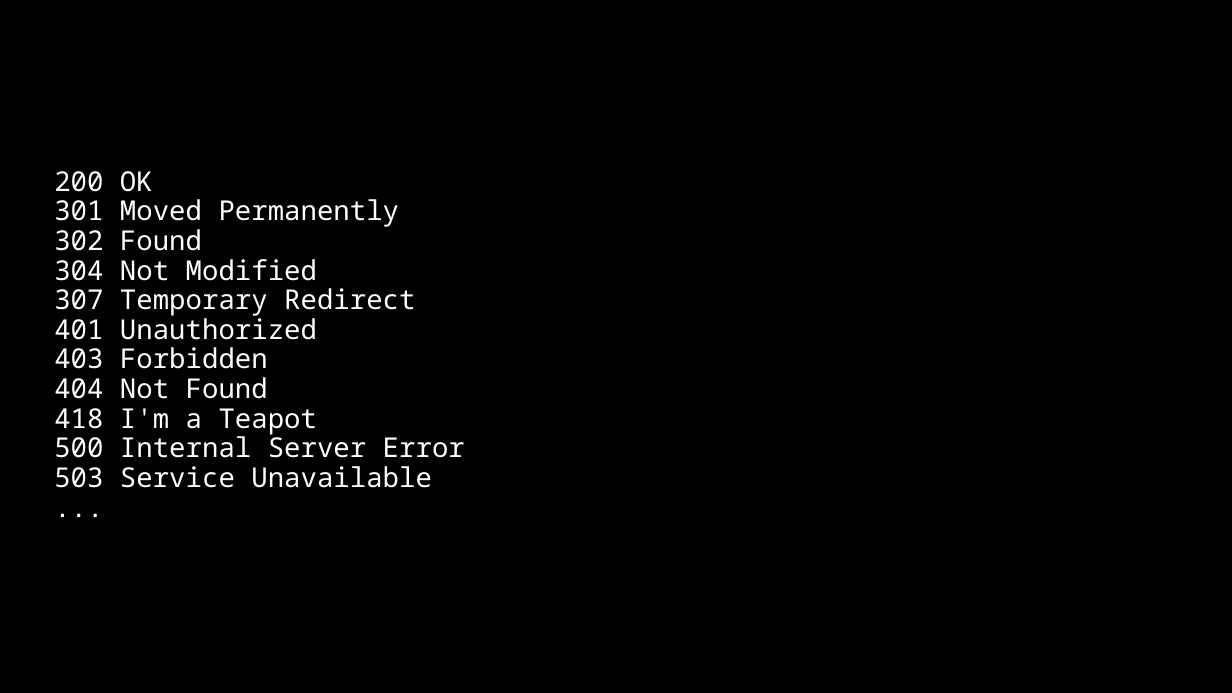
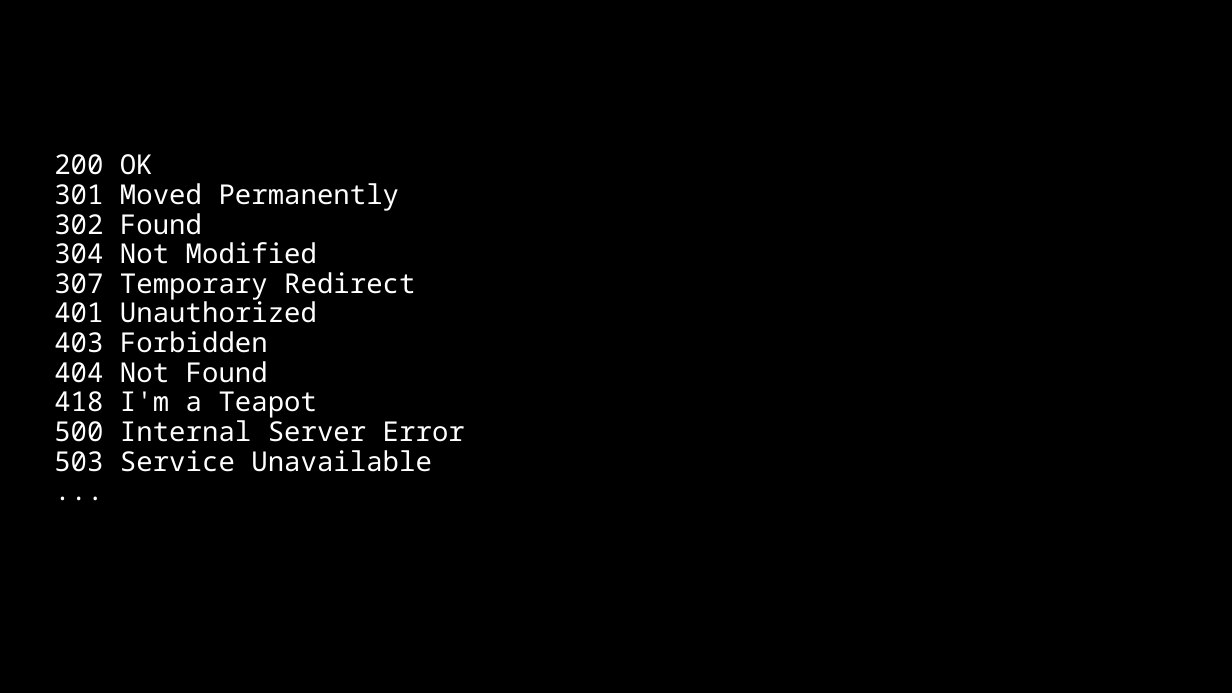
Before and after one commit to sartajd/js101-2022, a slide deck: slide 16 of lecture13/slides13.pptx. Drawn at 1232x693 pixels with LibreOffice and Linux fonts; fonts in the diff are those of the drawing. Boxes give left, top, right and bottom in pixels: in the first picture for what was removed or moved away, otherwise in the second. Text is boxed around its words. In the diff, an @@ line names an element or a change of style, - is before the commit and + after.

```diff
--- a/lecture13/slides13.pptx
+++ b/lecture13/slides13.pptx
@@ text "200 OK 301 Moved Permanently ...": place and size @@
-text "200 OK 301 Moved Permanently ..." at bbox=[54, 171, 465, 488]
+text "200 OK 301 Moved Permanently ..." at bbox=[54, 154, 465, 472]
```
Also in this commit, not shown: 2 other slides changed, 30 other files.
